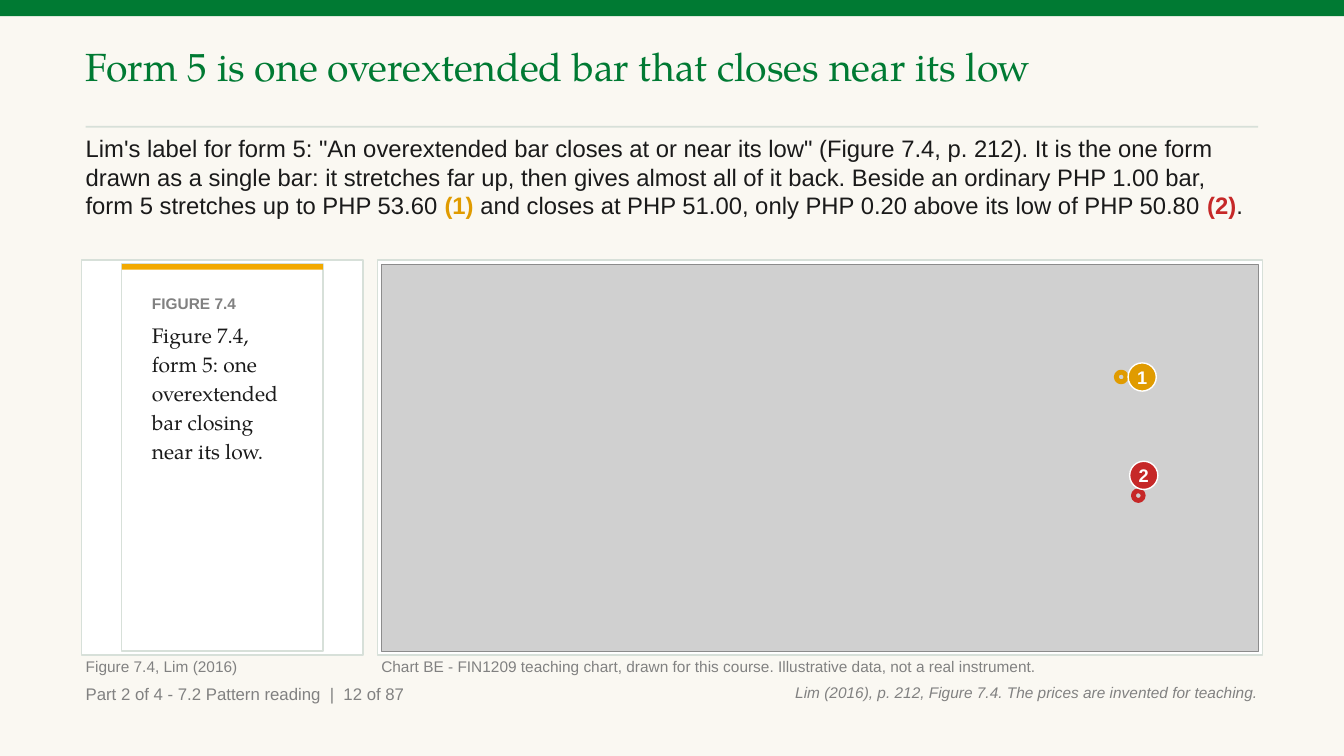
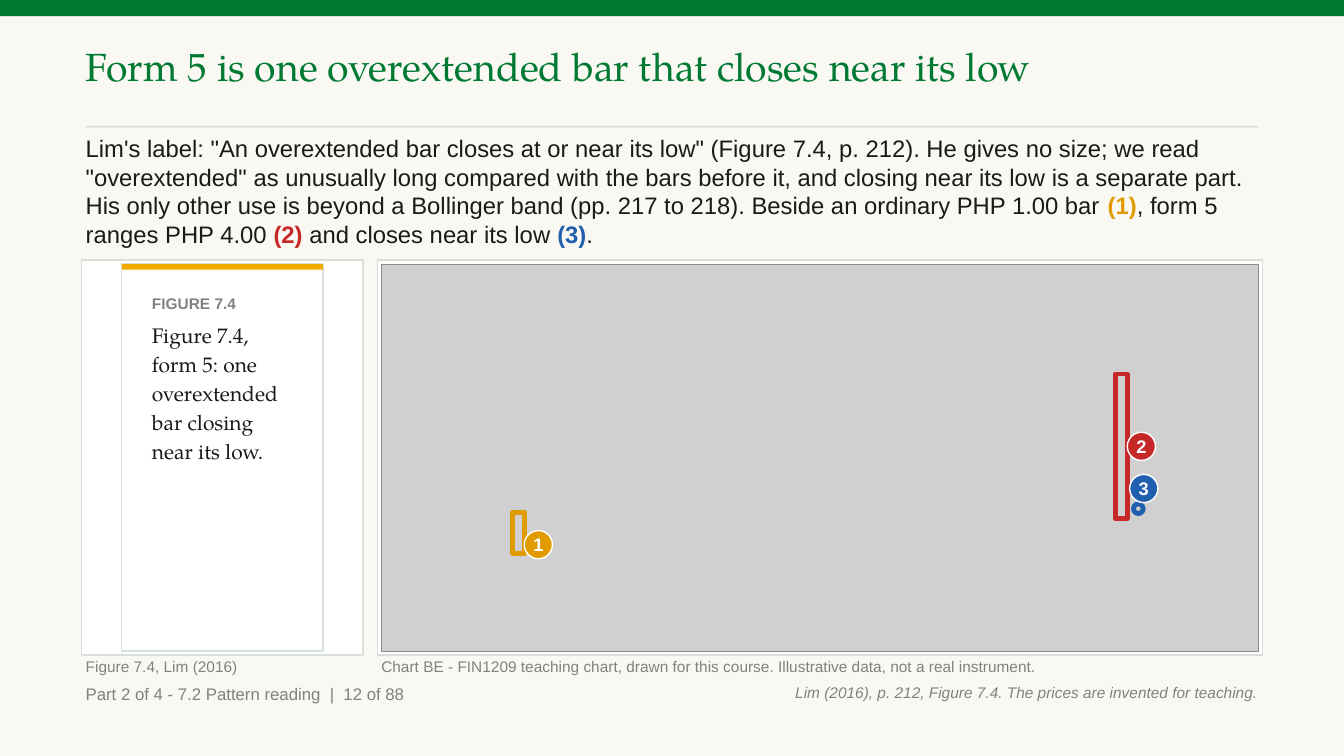
Before and after one commit to benjiesotelo-sudo/Telos_FIN1209, a slide deck: slide 52 of chapter-07/FIN1209-Chapter-07.pptx. Drawn at 1344x756 pixels with LibreOffice and Linux fonts; fonts in the diff are those of the drawing; grey boxes stand for pictures. Boxes give left, top, right and bottom in pixels: in the first picture for what was removed or moved away, otherwise in the second. Text is boxed around its words. In the diff, an @@ line names an element or a change of style, - is before the commit and + after.

Commit message:
Chapter 7: define overextended as an unusually long bar, enlarge the examples that claim it

```diff
--- a/chapter-07/FIN1209-Chapter-07.pptx
+++ b/chapter-07/FIN1209-Chapter-07.pptx
@@ text at <box>86,139,1243,248</box>: text changed @@
-Lim's label for form 5: "An overextended bar closes at or near its low" (Figure 7.4, p. 212). It is the one form drawn as a single bar: it stretches far up, then gives almost all of it back. Beside an ordinary PHP 1.00 bar, form 5 stretches up to PHP 53.60 (1) and closes at PHP 51.00, only PHP 0.20 above its low of PHP 50.80 (2).
+Lim's label: "An overextended bar closes at or near its low" (Figure 7.4, p. 212). He gives no size; we read "overextended" as unusually long compared with the bars before it, and closing near its low is a separate part. His only other use is beyond a Bollinger band (pp. 217 to 218). Beside an ordinary PHP 1.00 bar (1), form 5 ranges PHP 4.00 (2) and closes near its low (3).
@@ rectangle added at <box>1115,374,1127,519</box>, outline #C62828 3.5 pt @@
@@ ellipse removed at <box>1116,372,1126,382</box> @@
@@ ellipse "2": place and size @@
-ellipse "2" at <box>1130,462,1158,490</box>
+ellipse "2" at <box>1127,433,1155,461</box>
@@ ellipse added at <box>1130,475,1158,503</box>, fill #1F5FAD, outline #FFFFFF 1 pt, 13 pt, text #FFFFFF, bold @@
+3
@@ ellipse: place and size @@
-ellipse at <box>1133,491,1143,501</box>
+ellipse at <box>1133,504,1143,514</box>
@@ ellipse at <box>1133,504,1143,514</box>: outline #C62828 3.5 pt to #1F5FAD 3.5 pt @@
@@ rectangle added at <box>512,513,524,554</box>, outline #E09B00 3.5 pt @@
@@ ellipse "1": place and size @@
-ellipse "1" at <box>1128,363,1156,391</box>
+ellipse "1" at <box>524,530,553,559</box>
@@ text at <box>86,688,404,704</box>: text changed @@
-Part 2 of 4 - 7.2 Pattern reading | 12 of 87
+Part 2 of 4 - 7.2 Pattern reading | 12 of 88
```
Also in this commit, not shown: 86 other slides changed, 1 slide added, 2 other files.
